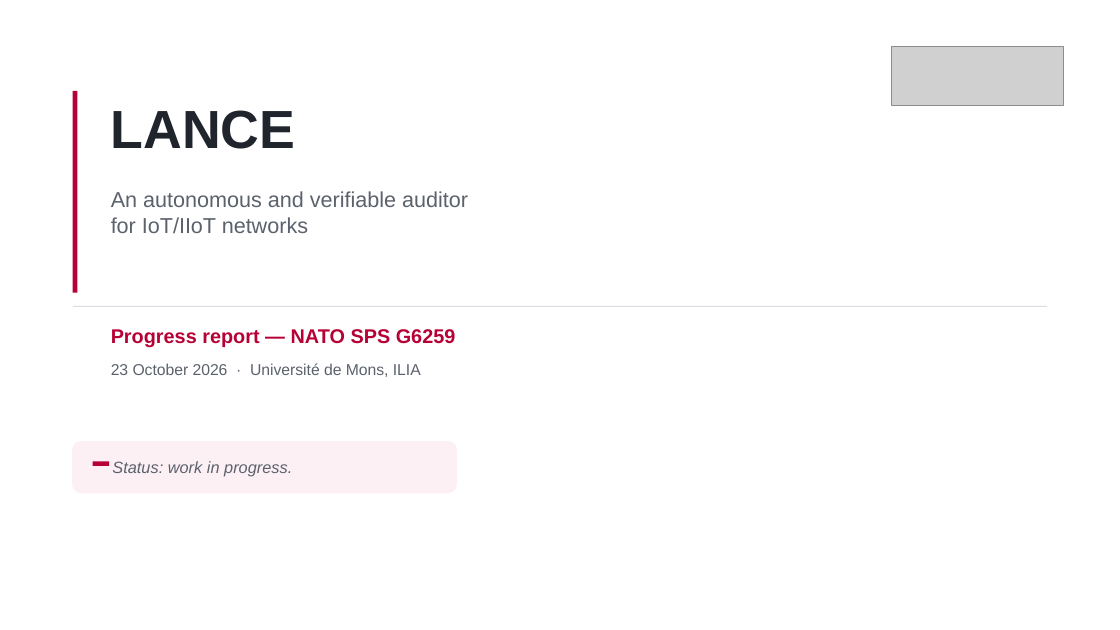
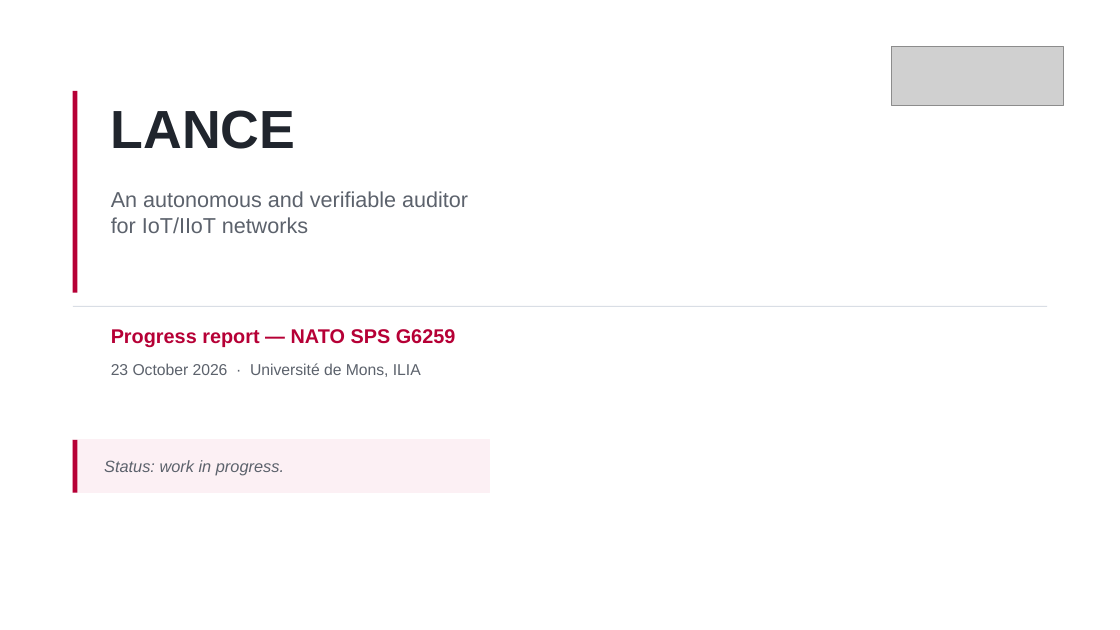
Before and after one commit to Tanguyvans/LANCE, a slide deck: slide 1 of objectifs/presentation-2026-10-23/variante-opus/slides.pptx. Drawn at 1120x630 pixels with LibreOffice and Linux fonts; fonts in the diff are those of the drawing; grey boxes stand for pictures. Boxes give left, top, right and bottom in pixels: in the first picture for what was removed or moved away, otherwise in the second. Text is boxed around its words. In the diff, an @@ line names an element or a change of style, - is before the commit and + after.

```diff
--- a/objectifs/presentation-2026-10-23/variante-opus/slides.pptx
+++ b/objectifs/presentation-2026-10-23/variante-opus/slides.pptx
@@ rectangle: place and size @@
-rectangle at (92,461,109,466)
+rectangle at (73,440,78,493)
@@ rectangle: place and size @@
-rectangle at (73,442,457,493)
+rectangle at (73,440,490,493)
@@ rectangle at (73,440,490,493): rounded rectangle to rectangle @@
@@ text "Status: work in progress.": place and size @@
-text "Status: work in progress." at (112,461,292,477)
+text "Status: work in progress." at (104,460,284,476)
```
Also in this commit, not shown: 3 other slides changed, 6 slides added, 7 other files.
